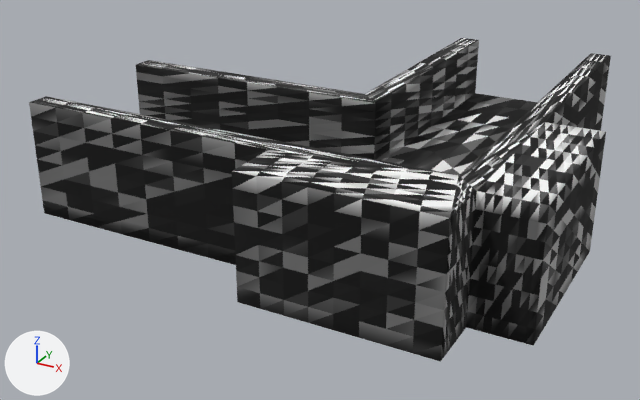
A saved change to the glTF model resources/shape-13.glb.
One viewpoint serves both versions: a 50 mm lens placed at (0.387, -0.934, 0.481), pointed at (-0.179, 0.095, -0.034). Every picture has the same lights, and +X, +Y and +Z are marked at lower left. Vertices at the same position are counted once.

In view in the first picture: 'defaultobject'.
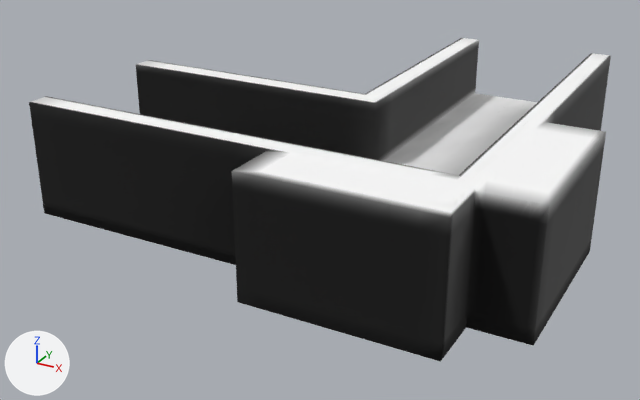
Commit message: better shapes

Diff of the bpy script that builds the scene:
```diff
--- a/resources/shape-13.glb.py
+++ b/resources/shape-13.glb.py
@@ me_defaultobject @@
 # used by ob_defaultobject; location = (0.0, 0.0, 0.0)
-me_defaultobject.from_pydata(...)  # 2434 vertices, 4864 faces; spans x -0.5..0.2, y -0.2..0.5, z -0.038..0.125
+me_defaultobject.from_pydata(...)  # 2210 vertices, 4416 faces; spans x -0.5..0.2, y -0.2..0.5, z -0.038..0.125
+# me_defaultobject part 1: 224 vertices removed from x -0.07..0.121, y -0.121..0.07, z 0.031..0.125
+# me_defaultobject part 2: 4262 kept faces spanning x -0.5..0.2, y -0.2..0.5, z -0.038..0.125 get new texture (UV) coordinates
 me_defaultobject.materials.append(mat_material_0_material)
```

Boxes (x1, y1, x2, y2) around the edits, measured in the pictures (640 x 400 px):
part 1 of me_defaultobject, deleted
    before: (401, 154, 484, 194)
part 2 of me_defaultobject, surface changed
    both: (29, 38, 611, 359)
